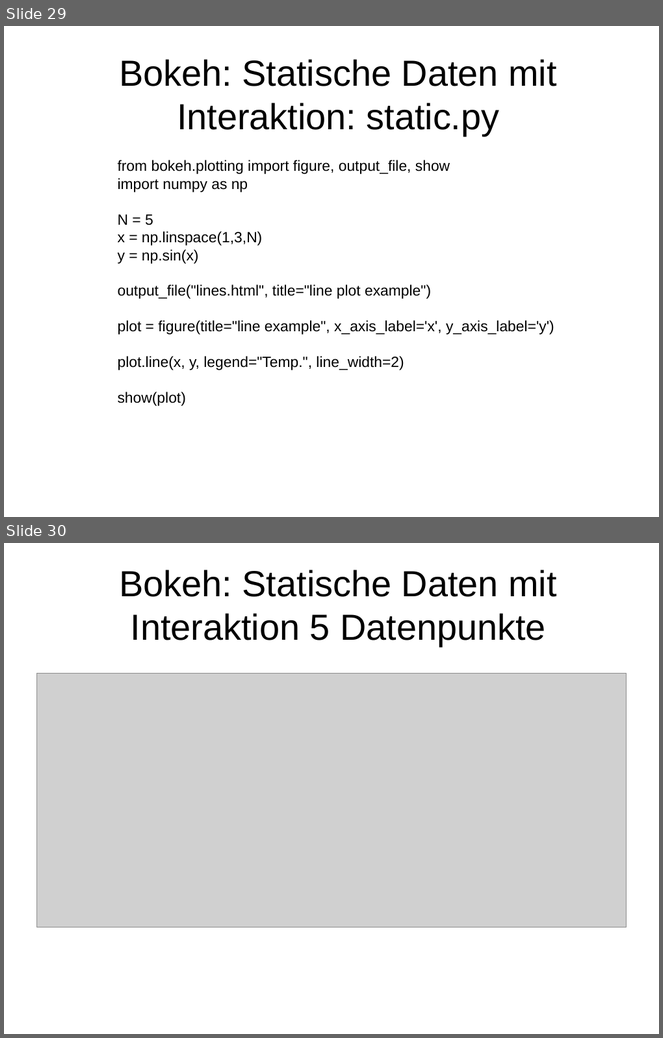
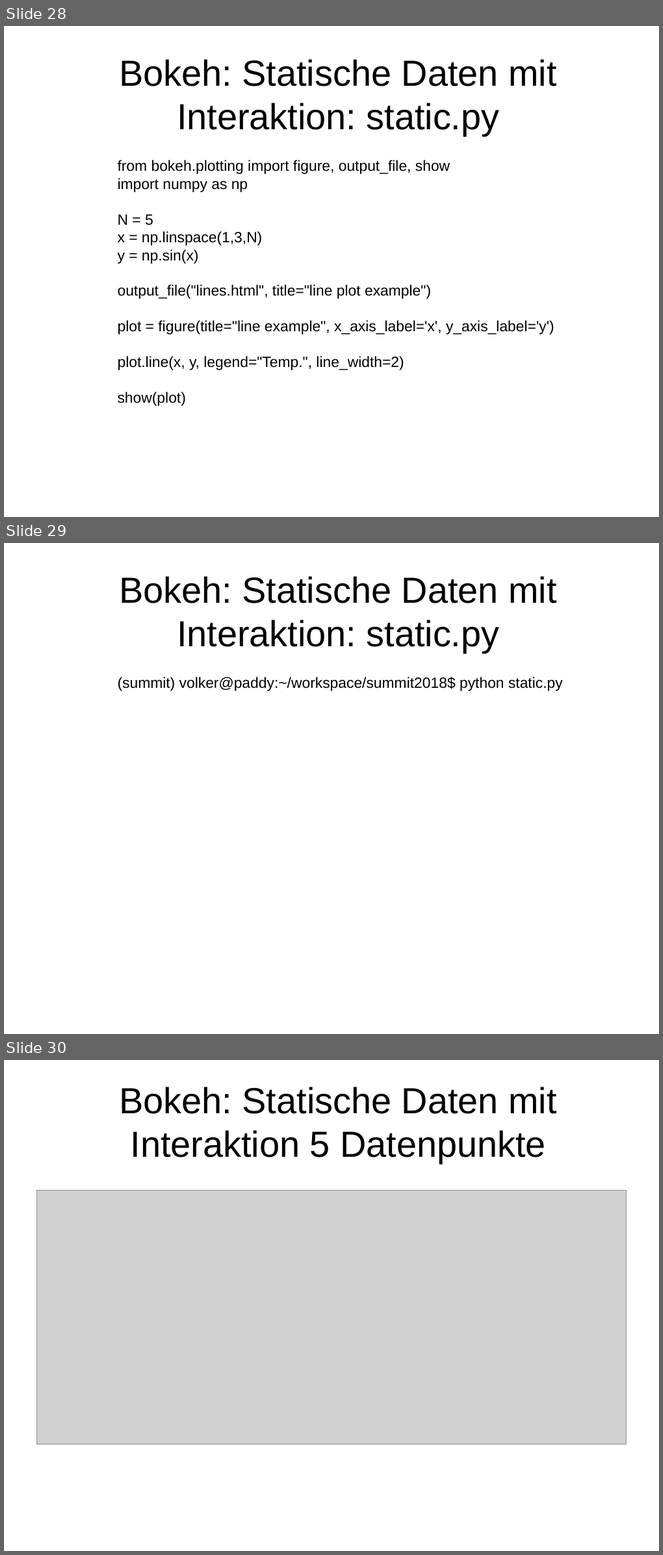
Before and after one commit to Inqbus/python_summit, a slide deck: vortrag/bokeh_sandra.odp. Shown one above the other, each under a label of ours: slides 29 and 30 before the commit, slides 28, 29 and 30 after it. The pictures are 663x1038 and 663x1555 pixels, drawn with LibreOffice and Linux fonts; fonts in the diff are those of the drawing; grey boxes stand for pictures. Boxes give left, top, right and bottom in pixels: in the first picture for what was removed or moved away, otherwise in the second. Text is boxed around its words. In the diff, an @@ line names an element or a change of style, - is before the commit and + after.

```diff
--- a/vortrag/bokeh_sandra.odp
+++ b/vortrag/bokeh_sandra.odp
@@ slide 29 added at (4,543,659,1034), background #FFFFFF @@
@@ title added at (119,576,556,653), 44 pt, text #000000 @@
+Bokeh: Statische Daten mit Interaktion: static.py
@@ text added at (118,677,563,691), 18 pt, text #000000 @@
+(summit) volker@paddy:~/workspace/summit2018$ python static.py
@@ what was slide 29 is now slide 28 @@
```
Also in this commit, not shown: 11 slides changed, 1 slide removed.
